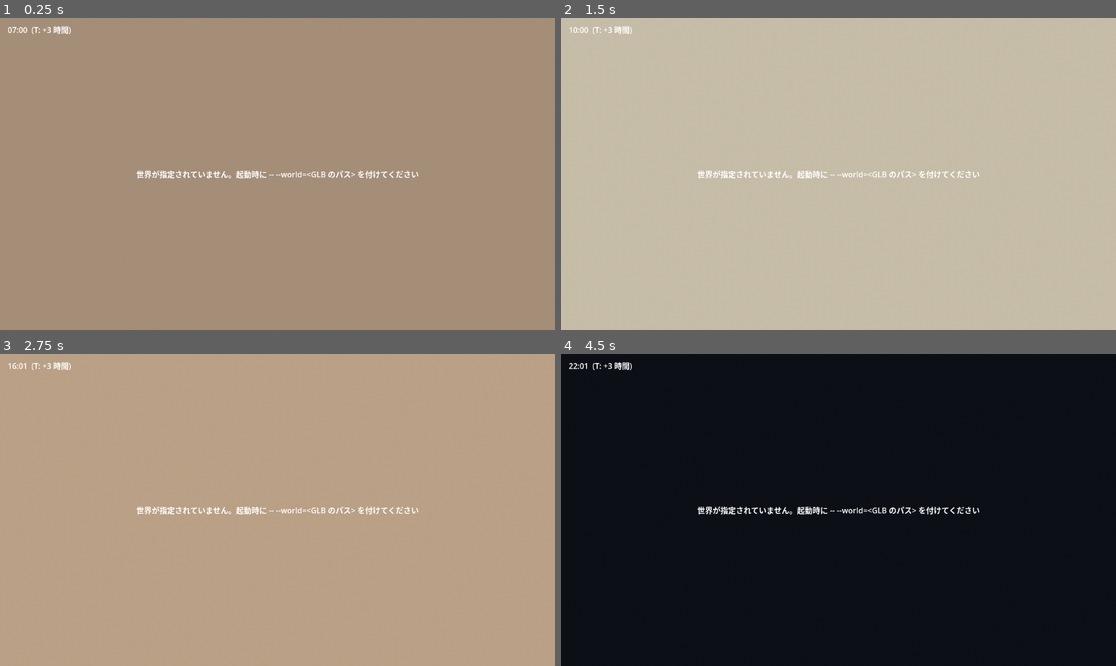
Above: before the commit, frames 1-4 (two rows, left to right).
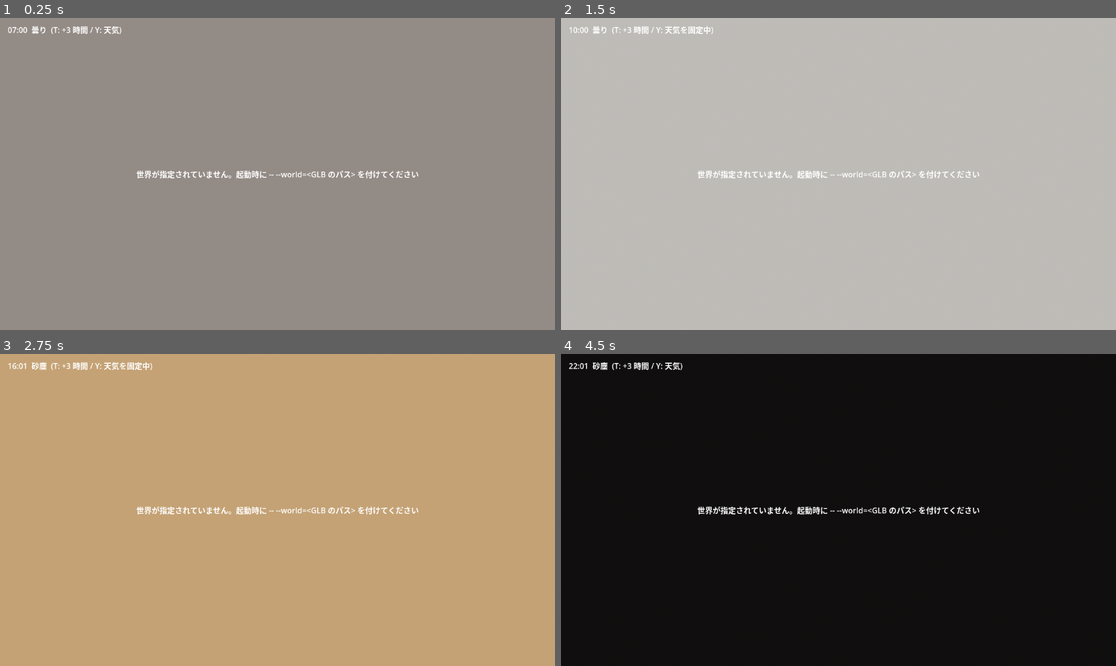
Above: after the commit, the same moments.

Repository: terumitt-dev/bokke-soul
Game: Godot game, scene res://scenes/world_local.tscn
The game is run twice, just before and just after one commit, with the same random seed, the same clock (stepped at 60 frames per second) and the same inputs. This scene is started directly instead of the project's main scene.
Inputs (mouse positions are in pixels of both pictures, inside the frame that each line leads up to):
- Up to frame 1 (0.25 s): no input
- Up to frame 2 (1.5 s): tap Enter at 0.5 s; move the mouse to (960, 158) at 0.52 s; hold D 0.53-1.28 s; tap T at 0.6 s; click (960, 158) at 0.67 s; tap Y at 0.8, 1.35 s; tap Space at 1.25 s; move the mouse to (810, 174) at 1.27 s; hold W from 1.28 s (still down)
- Up to frame 3 (2.75 s): keep holding W; tap T at 1.55, 2.1 s; tap Enter at 2 s; move the mouse to (288, 503) at 2.02 s; tap Y at 2.3 s
- Up to frame 4 (4.5 s): keep holding W; tap Space at 2.75, 4.25 s; move the mouse to (832, 516) at 2.77 s; tap Y at 2.85, 3.8 s; tap T at 3.05, 4.35 s; tap Enter at 3.5 s; move the mouse to (877, 513) at 3.52 s; tap E at 3.6 s; move the mouse to (794, 506) at 4.27 s

The runs differ from the first frame. In frame 1, 0.2% of the frame differs, in the area x 5-22%, y 2-6%; in frame 2, 0.3%; in frame 3, 0.3%, in the area x 5-28%, y 2-6%; in frame 4, 0.3%.

Commit message:
Add weather and address day-night review notes
Co-Authored-By: Claude Sonnet 5.5 <noreply@anthropic.com>

Diff:
--- a/game/scenes/world_local.tscn
+++ b/game/scenes/world_local.tscn
@@ -5,13 +5,6 @@
 [ext_resource type="Script" path="res://scripts/day_night.gd" id="3_daynight"]
 
 [sub_resource type="Environment" id="Environment_dark"]
-background_mode = 1
-background_color = Color(0.02, 0.02, 0.03, 1)
-ambient_light_source = 2
-ambient_light_color = Color(0.25, 0.27, 0.32, 1)
-fog_enabled = true
-fog_light_color = Color(0.02, 0.02, 0.03, 1)
-fog_density = 0.04
 
 [sub_resource type="CapsuleShape3D" id="CapsuleShape3D_player"]
 radius = 0.4
--- a/game/scripts/day_night.gd
+++ b/game/scripts/day_night.gd
@@ -1,28 +1,36 @@
 class_name DayNight
 extends Node
-# 昼夜の移り変わり。時刻に合わせて、太陽の角度、空、霧、環境光を変える。
-# 同じシーンの WorldEnvironment と、Light (DirectionalLight3D) を動かす。
-# HUD/Clock があれば、時刻を表示する。開発中は T キーで時刻を 3 時間ずつ飛ばせる
+# 昼夜と天気。時刻に合わせて、太陽の角度、空、霧、環境光を変え、天気で霧や光を重ねる。
+# 同じシーンの WorldEnvironment と、Light (DirectionalLight3D) を動かす (場所は NodePath で変えられる)。
+# HUD/Clock があれば、時刻と天気を表示する。
+# 開発ビルドでは、T キーで時刻を 3 時間ずつ、Y キーで天気を切り替えられる
 
 const SUN_YAW := -30.0
-const SUN_DEGREES_PER_HOUR := 15.0  # 6 時に水平線、12 時に真上、18 時に水平線
 const DEV_JUMP_HOURS := 3.0
+
+@export var environment_path: NodePath = ^"../WorldEnvironment"
+@export var sun_path: NodePath = ^"../Light"
+@export var clock_path: NodePath = ^"../HUD/Clock"
 
 # テストで差し替えられるように、設定は外から渡せる (なければ、設定ファイルから読む)
 var settings: GameSettings
 var time: TimeOfDay
 var environment: Environment
 var sky_material: ProceduralSkyMaterial
+var forced_weather := ""  # 開発用。種類の id を入れると、その天気に固定する
+var weather: Dictionary  # いまの天気の値 (Weather.params_at)
 
-@onready var world_environment: WorldEnvironment = get_node("../WorldEnvironment")
-@onready var sun: DirectionalLight3D = get_node("../Light")
-@onready var clock: Label = get_node_or_null("../HUD/Clock")
+var _sun: DirectionalLight3D
+var _clock: Label
 
 
 func _ready() -> void:
 	if settings == null:
 		settings = GameSettings.load_from()
 	time = TimeOfDay.new(settings)
+	environment = (get_node(environment_path) as WorldEnvironment).environment
+	_sun = get_node(sun_path)
+	_clock = get_node_or_null(clock_path)
 	_setup_sky()
 	_apply()
 
@@ -33,13 +41,24 @@
 
 
 func _unhandled_input(event: InputEvent) -> void:
-	if event is InputEventKey and event.pressed and not event.echo and event.physical_keycode == KEY_T:
-		time.jump(DEV_JUMP_HOURS)
-		_apply()
+	if not OS.is_debug_build():
+		return
+	if event is InputEventKey and event.pressed and not event.echo:
+		if event.physical_keycode == KEY_T:
+			time.jump(DEV_JUMP_HOURS)
+			_apply()
+		elif event.physical_keycode == KEY_Y:
+			_cycle_forced_weather()
+			_apply()
+
+
+# 天気を「自動 → 晴れ → 曇り → 砂塵 → 砂嵐 → 自動…」と切り替える
+func _cycle_forced_weather() -> void:
+	var choices := [""] + Weather.ORDER
+	forced_weather = choices[(choices.find(forced_weather) + 1) % choices.size()]
 
 
 func _setup_sky() -> void:
-	environment = world_environment.environment
 	sky_material = ProceduralSkyMaterial.new()
 	var sky := Sky.new()
 	sky.sky_material = sky_material
@@ -55,19 +74,32 @@
 func _apply() -> void:
 	var hour := time.hour
 	var palette := SkyPalette.sample(hour)
+	weather = _current_weather()
+	var haze: float = weather.haze
+	var haze_color: Color = weather.haze_color
 
-	sky_material.sky_top_color = palette.top
-	sky_material.sky_horizon_color = palette.horizon
-	sky_material.ground_horizon_color = palette.horizon
-	sky_material.ground_bottom_color = palette.horizon.darkened(0.5)
-	environment.fog_light_color = palette.fog
-	environment.fog_density = palette.fog_density
-	environment.ambient_light_color = palette.ambient
+	var horizon := Weather.tint(palette.horizon, haze_color, haze)
+	sky_material.sky_top_color = Weather.tint(palette.top, haze_color, haze)
+	sky_material.sky_horizon_color = horizon
+	sky_material.ground_horizon_color = horizon
+	sky_material.ground_bottom_color = horizon.darkened(0.5)
+	environment.fog_light_color = Weather.tint(palette.fog, haze_color, haze)
+	environment.fog_density = float(palette.fog_density) * float(weather.fog_mult)
+	environment.ambient_light_color = (palette.ambient as Color) * float(weather.ambient_mult)
 
-	sun.light_color = palette.sun_color
-	sun.light_energy = palette.sun_energy
-	sun.visible = palette.sun_energy > 0.001
-	sun.rotation_degrees = Vector3(-(hour - 6.0) * SUN_DEGREES_PER_HOUR, SUN_YAW, 0.0)
+	var energy := SkyPalette.sun_energy(hour) * float(weather.sun_mult)
+	_sun.light_color = palette.sun_color
+	_sun.light_energy = energy
+	_sun.visible = energy > 0.001
+	_sun.rotation_degrees = Vector3(-(hour - 6.0) * SkyPalette.SUN_DEGREES_PER_HOUR, SUN_YAW, 0.0)
 
-	if clock:
-		clock.text = "%s  (T: +%d 時間)" % [time.format(), int(DEV_JUMP_HOURS)]
+	if _clock:
+		_clock.text = "%s  %s" % [time.format(), weather.name]
+		if OS.is_debug_build():
+			_clock.text += "  (T: +%d 時間 / Y: 天気%s)" % [int(DEV_JUMP_HOURS), "を固定中" if forced_weather != "" else ""]
+
+
+func _current_weather() -> Dictionary:
+	if not settings.weather_enabled:
+		return Weather.params_for("clear")
+	return Weather.params_at(time.total_hours, settings.weather_seed, forced_weather)
--- a/game/scripts/game_settings.gd
+++ b/game/scripts/game_settings.gd
@@ -8,16 +8,23 @@
 #   day_length_minutes=60.0   ; accelerated の時、1 日 (昼夜が一巡) を何分にするか
 #   start_hour=7.0            ; accelerated の時、始まる時刻 (0〜24)
 #   fixed_hour=12.0           ; fixed の時の時刻 (0〜24)
+#
+#   [weather]
+#   enabled=true              ; false なら、いつも晴れ
+#   seed=0                    ; 天気の並びを決める種。同じ種なら、同じ時刻は同じ天気になる
 
 const PATH := "user://settings.cfg"
 const MODES := ["accelerated", "realtime", "fixed"]
 const MIN_DAY_MINUTES := 1.0
 const MAX_DAY_MINUTES := 10080.0  # 1 週間
+const MAX_SEED := 2147483647
 
 var time_mode := "accelerated"
 var day_length_minutes := 60.0
 var start_hour := 7.0
 var fixed_hour := 12.0
+var weather_enabled := true
+var weather_seed := 0
 
 
 static func load_from(path: String = PATH) -> GameSettings:
@@ -34,6 +41,13 @@
 	)
 	settings.start_hour = _hour(file.get_value("time", "start_hour", ""), settings.start_hour)
 	settings.fixed_hour = _hour(file.get_value("time", "fixed_hour", ""), settings.fixed_hour)
+
+	var enabled: Variant = file.get_value("weather", "enabled", "")
+	if enabled is bool:
+		settings.weather_enabled = enabled
+	var world_seed: Variant = file.get_value("weather", "seed", "")
+	if world_seed is int and absi(world_seed) <= MAX_SEED:
+		settings.weather_seed = world_seed
 	return settings
 
 
--- a/game/scripts/sky_palette.gd
+++ b/game/scripts/sky_palette.gd
@@ -61,6 +61,21 @@
 ]
 
 
+const SUN_DEGREES_PER_HOUR := 15.0  # 6 時に水平線、12 時に真上、18 時に水平線
+const SUN_FADE := 4.0  # 太陽の高さ (sin) がこの逆数に届くまでの間、光を徐々に強める
+
+
+# 太陽の高さ (-1〜1)。0 が水平線で、正なら地平線の上
+static func sun_height(hour: float) -> float:
+	return sin(deg_to_rad((hour - 6.0) * SUN_DEGREES_PER_HOUR))
+
+
+# 太陽の光の強さ。時刻ごとの値に、太陽の高さで絞りをかける。
+# 地平線の下では 0 (下から地面を照らさない)、日の出日の入りの直後は徐々に強くなる
+static func sun_energy(hour: float) -> float:
+	return float(sample(hour).sun_energy) * clampf(sun_height(hour) * SUN_FADE, 0.0, 1.0)
+
+
 # hour 時の値を返す。hour は 0〜24 (範囲外は 24 で折り返す)
 static func sample(hour: float) -> Dictionary:
 	var h := fposmod(hour, 24.0)
@@ -75,7 +90,9 @@
 	return _blend(from, to, (h - from_hour) / (to_hour - from_hour))
 
 
-static func _blend(from: Dictionary, to: Dictionary, t: float) -> Dictionary:
+static func _blend(from: Dictionary, to: Dictionary, amount: float) -> Dictionary:
+	# 線形のままだと、時刻のキーで変化の速さが急に変わる。なめらかな曲線にする
+	var t := amount * amount * (3.0 - 2.0 * amount)
 	var result := {}
 	for key: String in from:
 		if key == "hour":
--- a/game/scripts/time_of_day.gd
+++ b/game/scripts/time_of_day.gd
@@ -1,39 +1,44 @@
 class_name TimeOfDay
 extends RefCounted
-# ゲームの中の時刻 (0〜24 時)。設定に合わせて進める
+# ゲームの中の時刻。0〜24 時の hour と、始まってからの通しの時間 total_hours を持つ。
+# 天気は total_hours から決める (何日目の何時か、まで同じなら、同じ天気になる)
 
 const HOURS := 24.0
 
 var settings: GameSettings
 var offset_hours := 0.0  # 開発用に時刻を飛ばした分。どの方式でも足される
 
-var _base_hour := 0.0
+var _total := 0.0  # 通しの時間 (時間単位)
 
 var hour: float:
 	get:
-		return fposmod(_base_hour + offset_hours, HOURS)
+		return fposmod(_total + offset_hours, HOURS)
+
+var total_hours: float:
+	get:
+		return _total + offset_hours
 
 
 func _init(game_settings: GameSettings) -> void:
 	settings = game_settings
 	match settings.time_mode:
 		"realtime":
-			_base_hour = realtime_hour()
+			_total = realtime_total_hours()
 		"fixed":
-			_base_hour = settings.fixed_hour
+			_total = settings.fixed_hour
 		_:
-			_base_hour = settings.start_hour
+			_total = settings.start_hour
 
 
 # seconds 秒ぶん進める
 func advance(seconds: float) -> void:
 	match settings.time_mode:
 		"realtime":
-			_base_hour = realtime_hour()
+			_total = realtime_total_hours()
 		"fixed":
-			_base_hour = settings.fixed_hour
+			_total = settings.fixed_hour
 		_:
-			_base_hour = fposmod(_base_hour + seconds / (settings.day_length_minutes * 60.0) * HOURS, HOURS)
+			_total += seconds / (settings.day_length_minutes * 60.0) * HOURS
 
 
 # 時刻を hours 時間ぶん飛ばす (開発用)
@@ -46,7 +51,12 @@
 	return "%02d:%02d" % [total_minutes / 60, total_minutes % 60]
 
 
-# 遊んでいる人のパソコンの、いまの時刻
+# 遊んでいる人のパソコンの、いまの時刻 (0〜24 時)
 static func realtime_hour() -> float:
-	var now := Time.get_time_dict_from_system()
-	return now.hour + now.minute / 60.0 + now.second / 3600.0
+	return fposmod(realtime_total_hours(), HOURS)
+
+
+# 1970 年からの通しの時間 (パソコンの時刻のずれを含む)。同じ時刻なら、誰のパソコンでも同じ値になる
+static func realtime_total_hours() -> float:
+	var zone := Time.get_time_zone_from_system()
+	return (Time.get_unix_time_from_system() + zone.bias * 60.0) / 3600.0
--- /dev/null
+++ b/game/scripts/weather.gd
@@ -0,0 +1,99 @@
+class_name Weather
+extends RefCounted
+# 天気。時刻から決まる疑似乱数で切り替える (ネットワークは使わない)。
+# 通しの時間を SLOT_HOURS ごとの「枠」に区切り、枠ごとに天気を 1 つ決める。
+# 同じ種 (seed) と同じ枠なら、いつ誰が計算しても同じ天気になる。
+# 枠の変わり目では、TRANSITION_HOURS かけてなめらかに移る。
+
+const SLOT_HOURS := 3.0
+const TRANSITION_HOURS := 0.5
+
+const ORDER := ["clear", "overcast", "dust", "storm"]
+
+# fog_mult: 霧の濃さの倍率 / sun_mult: 太陽の光の倍率 / ambient_mult: 環境光の倍率
+# haze: 空と霧を haze_color の色合いへ寄せる度合い (明るさは変えない)
+const TYPES := {
+	"clear": {
+		"name": "晴れ", "weight": 40,
+		"fog_mult": 1.0, "sun_mult": 1.0, "ambient_mult": 1.0, "haze": 0.0, "haze_color": Color(1.0, 1.0, 1.0),
+	},
+	"overcast": {
+		"name": "曇り", "weight": 30,
+		"fog_mult": 1.5, "sun_mult": 0.45, "ambient_mult": 0.9, "haze": 0.6, "haze_color": Color(0.78, 0.79, 0.82),
+	},
+	"dust": {
+		"name": "砂塵", "weight": 20,
+		"fog_mult": 3.0, "sun_mult": 0.55, "ambient_mult": 0.95, "haze": 0.55, "haze_color": Color(0.78, 0.58, 0.36),
+	},
+	"storm": {
+		"name": "砂嵐", "weight": 10,
+		"fog_mult": 7.0, "sun_mult": 0.2, "ambient_mult": 0.8, "haze": 0.75, "haze_color": Color(0.72, 0.50, 0.30),
+	},
+}
+
+
+# total_hours 時点の天気の値を返す。forced に種類を渡すと、その天気に固定する (開発用)。
+# type は今の枠の天気、name はその日本語名
+static func params_at(total_hours: float, world_seed: int, forced: String = "") -> Dictionary:
+	if TYPES.has(forced):
+		return params_for(forced)
+	var slot := slot_of(total_hours)
+	var current := type_at_slot(slot, world_seed)
+	var previous := type_at_slot(slot - 1, world_seed)
+	var into_slot := total_hours - slot * SLOT_HOURS
+	var amount := smoothstep(0.0, TRANSITION_HOURS, into_slot)
+	var result := _blend(params_for(previous), params_for(current), amount)
+	result["type"] = current
+	result["name"] = TYPES[current].name
+	return result
+
+
+# 天気 id の値。type と name も入れる
+static func params_for(id: String) -> Dictionary:
+	var result := {"type": id, "name": TYPES[id].name}
+	for key: String in ["fog_mult", "sun_mult", "ambient_mult", "haze", "haze_color"]:
+		result[key] = TYPES[id][key]
+	return result
+
+
+static func slot_of(total_hours: float) -> int:
+	return int(floorf(total_hours / SLOT_HOURS))
+
+
+# slot 番目の枠の天気。重み (weight) に応じて選ぶ
+static func type_at_slot(slot: int, world_seed: int) -> String:
+	var total := 0
+	for id: String in ORDER:
+		total += int(TYPES[id].weight)
+	var roll := _random(slot, world_seed) * total
+	var cumulative := 0.0
+	for id: String in ORDER:
+		cumulative += float(TYPES[id].weight)
+		if roll < cumulative:
+			return id
+	return ORDER[0]
+
+
+# color を haze_color の色合いへ寄せる。明るさ (輝度) は保つので、夜が明るくなったりしない
+static func tint(color: Color, haze_color: Color, amount: float) -> Color:
+	var target := haze_color * (color.get_luminance() / maxf(haze_color.get_luminance(), 0.0001))
+	target.a = color.a
+	return color.lerp(target, amount)
+
+
+# 枠と種から決まる 0〜1 未満の値。どの環境でも同じ結果になるよう、自前で混ぜる (SplitMix64)
+static func _random(slot: int, world_seed: int) -> float:
+	var x := slot * 73856093 + world_seed * 19349663
+	x += -7046029254386353131  # 0x9E3779B97F4A7C15
+	x = (x ^ ((x >> 30) & 0x3FFFFFFFF)) * -4658895280553007687  # 0xBF58476D1CE4E5B9
+	x = (x ^ ((x >> 27) & 0x1FFFFFFFFF)) * -7723592293110705685  # 0x94D049BB133111EB
+	x = x ^ ((x >> 31) & 0x1FFFFFFFF)
+	return float(x & 0xFFFFFFFF) / 4294967296.0
+
+
+static func _blend(from: Dictionary, to: Dictionary, amount: float) -> Dictionary:
+	var result := {}
+	for key: String in ["fog_mult", "sun_mult", "ambient_mult", "haze"]:
+		result[key] = lerpf(from[key], to[key], amount)
+	result["haze_color"] = (from.haze_color as Color).lerp(to.haze_color, amount)
+	return result
--- a/game/tests/day_night_test.gd
+++ b/game/tests/day_night_test.gd
@@ -24,6 +24,7 @@
 	s.day_length_minutes = day_minutes
 	s.start_hour = start
 	s.fixed_hour = fixed
+	s.weather_enabled = false  # ここでは昼夜だけを確かめる。天気は weather_test で確かめる
 	return s
 
 
@@ -50,6 +51,7 @@
 	check(near(t.hour, 19.0), "1 日 60 分なら、30 分で 12 時間進む")
 	t.advance(1800.0)
 	check(near(t.hour, 7.0), "24 時を過ぎると 0 時に戻る")
+	check(near(t.total_hours, 31.0), "通しの時間は 24 時で折り返さない (7 時から 1 日進むと 31)")
 
 	# 1 日 5 時間 (300 分): 150 分で半日
 	var slow := TimeOfDay.new(_settings("accelerated", 300.0, 6.0))
@@ -87,6 +89,18 @@
 	check(bad.time_mode == "accelerated" and near(bad.day_length_minutes, 60.0), "不正な方式と 1 日の長さは、既定値にする")
 	check(near(bad.start_hour, 7.0) and near(bad.fixed_hour, 12.0), "不正な時刻 (範囲外、文字) は、既定値にする")
 
+	var weather_cfg := ConfigFile.new()
+	weather_cfg.set_value("weather", "enabled", false)
+	weather_cfg.set_value("weather", "seed", 42)
+	weather_cfg.save(TMP_SETTINGS)
+	var weather_ok := GameSettings.load_from(TMP_SETTINGS)
+	check(not weather_ok.weather_enabled and weather_ok.weather_seed == 42, "天気の設定 (enabled、seed) を読む")
+	weather_cfg.set_value("weather", "enabled", "yes")
+	weather_cfg.set_value("weather", "seed", 1.5)
+	weather_cfg.save(TMP_SETTINGS)
+	var weather_bad := GameSettings.load_from(TMP_SETTINGS)
+	check(weather_bad.weather_enabled and weather_bad.weather_seed == 0, "不正な天気の設定 (文字、小数) は、既定値にする")
+
 	_write_cfg({"day_length_minutes": 0.0})
 	check(near(GameSettings.load_from(TMP_SETTINGS).day_length_minutes, 60.0), "1 日の長さが 0 なら、既定値にする (0 での割り算を防ぐ)")
 	DirAccess.remove_absolute(ProjectSettings.globalize_path(TMP_SETTINGS))
@@ -111,11 +125,13 @@
 		previous = current
 	check(worst < 0.02, "1 分あたりの変化が小さい (最大 %.4f)" % worst)
 
-	# 夜に太陽は出ない (地平線の下にある時間は、エネルギーが 0)
+	# 太陽が地平線の下にある間は、光がない (下から地面を照らさない)。日の出前後と日没前後もここに入る
 	var dark_hours_ok := true
-	for hour in [0.0, 2.0, 4.0, 19.0, 21.0, 23.0]:
-		dark_hours_ok = dark_hours_ok and SkyPalette.sample(hour).sun_energy < 0.001
-	check(dark_hours_ok, "日の出前と日没後は、太陽の光がない")
+	for hour in [0.0, 2.0, 4.0, 5.5, 6.0, 18.0, 18.2, 19.0, 21.0, 23.0]:
+		dark_hours_ok = dark_hours_ok and SkyPalette.sun_energy(hour) < 0.001
+	check(dark_hours_ok, "日の出前と日没後 (5.5 時、18.2 時を含む) は、太陽の光がない")
+	check(SkyPalette.sun_energy(7.0) > 0.3 and SkyPalette.sun_energy(12.0) > 1.0, "日が昇ると光が出る")
+	check(SkyPalette.sun_energy(6.5) < SkyPalette.sun_energy(7.0), "日の出の直後は、光が徐々に強くなる")
 
 
 func _test_scene() -> void:
@@ -129,7 +145,8 @@
 	var sun: DirectionalLight3D = scene.get_node("Light")
 	check(day_night.environment.background_mode == Environment.BG_SKY, "空が昼夜の空になる")
 	check(sun.light_energy > 1.0 and sun.visible, "昼は太陽が点く")
-	check(sun.rotation_degrees.x < -80.0, "昼は太陽が高い所にある")
+	# 真上 (x = -90 度) は角度の境界なので、向きのベクトルで確かめる。光は真下に近い向きに進む
+	check((-sun.global_transform.basis.z).y < -0.9, "昼は太陽が高い所にある")
 	check(scene.get_node("HUD/Clock").text.begins_with("12:00"), "時計に 12:00 と出る")
 
 	# 時刻を 3 時間ずつ飛ばして、夜にする
--- /dev/null
+++ b/game/tests/weather_test.gd
@@ -0,0 +1,134 @@
+extends SceneTree
+
+# 実行: godot --headless --path game --script res://tests/weather_test.gd
+# 天気 (決まり方、なめらかな移り変わり、色味、場面への反映) を確かめる
+
+var failures: Array[String] = []
+
+
+func check(ok: bool, label: String) -> void:
+	print(("PASS " if ok else "FAIL ") + label)
+	if not ok:
+		failures.append(label)
+
+
+func near(a: float, b: float, tolerance: float = 0.001) -> bool:
+	return absf(a - b) <= tolerance
+
+
+func _initialize() -> void:
+	_test_choice()
+	_test_transition()
+	_test_tint()
+	await _test_scene()
+	quit(1 if failures.size() > 0 else 0)
+
+
+func _test_choice() -> void:
+	var same := true
+	for slot in range(-50, 200):
+		same = same and Weather.type_at_slot(slot, 7) == Weather.type_at_slot(slot, 7)
+	check(same, "同じ種と枠なら、いつ計算しても同じ天気")
+
+	var differing := 0
+	for slot in 200:
+		if Weather.type_at_slot(slot, 1) != Weather.type_at_slot(slot, 2):
+			differing += 1
+	check(differing > 50, "種が違えば、天気の並びが変わる (%d / 200 が違う)" % differing)
+
+	# 重みどおりに出る (晴れ 40、曇り 30、砂塵 20、砂嵐 10)
+	var counts := {"clear": 0, "overcast": 0, "dust": 0, "storm": 0}
+	var slots := 4000
+	for slot in slots:
+		counts[Weather.type_at_slot(slot, 0)] += 1
+	var ok := true
+	for id: String in Weather.ORDER:
+		ok = ok and absf(float(counts[id]) / slots - Weather.TYPES[id].weight / 100.0) < 0.04
+	check(ok, "天気の出る割合が重みに合う (%s)" % [counts])
+
+	check(Weather.params_at(10.0, 0, "storm").type == "storm", "種類を指定すると、その天気に固定できる")
+	check(Weather.params_at(10.0, 0, "no_such_weather").has("type"), "知らない種類を指定しても、止まらない")
+	check(Weather.params_for("storm").fog_mult > Weather.params_for("clear").fog_mult * 5.0, "砂嵐は晴れより霧がずっと濃い")
+	check(Weather.params_for("storm").sun_mult < Weather.params_for("clear").sun_mult * 0.3, "砂嵐は太陽の光が弱い")
+
+
+func _test_transition() -> void:
+	# 前の枠と今の枠で、天気が違う場所を探す
+	var slot := 1
+	while Weather.type_at_slot(slot, 3) == Weather.type_at_slot(slot - 1, 3):
+		slot += 1
+	var start := slot * Weather.SLOT_HOURS
+	var previous := Weather.params_for(Weather.type_at_slot(slot - 1, 3))
+	var current := Weather.params_for(Weather.type_at_slot(slot, 3))
+
+	check(near(Weather.params_at(start, 3).fog_mult, previous.fog_mult), "枠が変わった瞬間は、前の天気のまま")
+	check(near(Weather.params_at(start + Weather.TRANSITION_HOURS, 3).fog_mult, current.fog_mult), "移り変わりが終わると、今の天気になる")
+	check(Weather.params_at(start + 1.0, 3).type == current.type, "枠の中では、今の天気を名乗る")
+
+	# 1 分ごとの変化が小さい (急に天気が切り替わらない)
+	var worst := 0.0
+	var previous_fog: float = Weather.params_at(0.0, 3).fog_mult
+	for minute in range(1, 100 * 3 * 60):
+		var fog: float = Weather.params_at(minute / 60.0, 3).fog_mult
+		worst = maxf(worst, absf(fog - previous_fog))
+		previous_fog = fog
+	check(worst < 0.35, "1 分あたりの霧の変化が小さい (最大 %.3f)" % worst)
+
+
+func _test_tint() -> void:
+	var color := Color(0.50, 0.40, 0.30)
+	var haze := Weather.TYPES.dust.haze_color as Color
+	check(near(Weather.tint(color, haze, 1.0).get_luminance(), color.get_luminance(), 0.01), "色味を寄せても、明るさは変わらない")
+	check(Weather.tint(color, haze, 0.0).is_equal_approx(color), "寄せる度合いが 0 なら、元の色のまま")
+	check(Weather.tint(Color(0.01, 0.01, 0.02), haze, 1.0).get_luminance() < 0.05, "夜の暗い色は、色味を寄せても暗いまま")
+	check(not Weather.tint(color, haze, 0.5).is_equal_approx(color), "寄せると、色が変わる")
+
+
+func _settings(weather_enabled: bool = true) -> GameSettings:
+	var s := GameSettings.new()
+	s.time_mode = "fixed"
+	s.fixed_hour = 12.0
+	s.weather_enabled = weather_enabled
+	return s
+
+
+func _start(world_settings: GameSettings) -> Node:
+	var scene: Node = load("res://scenes/world_local.tscn").instantiate()
+	scene.get_node("World").world_path = "res://assets/sample_world.glb"
+	scene.get_node("DayNight").settings = world_settings
+	root.add_child(scene)
+	return scene
+
+
+func _test_scene() -> void:
+	var scene := _start(_settings())
+	await process_frame
+	var day_night: DayNight = scene.get_node("DayNight")
+	var sun: DirectionalLight3D = scene.get_node("Light")
+
+	day_night.forced_weather = "clear"
+	day_night._apply()
+	var clear_fog := day_night.environment.fog_density
+	var clear_sun := sun.light_energy
+	day_night.forced_weather = "storm"
+	day_night._apply()
+	check(day_night.environment.fog_density > clear_fog * 5.0, "砂嵐だと、霧が濃くなる")
+	check(sun.light_energy < clear_sun * 0.3, "砂嵐だと、太陽の光が弱くなる")
+	check(scene.get_node("HUD/Clock").text.contains("砂嵐"), "時計の横に天気の名前が出る")
+
+	# Y キーの代わりに、切り替えを直接呼んで、一巡して自動に戻る
+	day_night.forced_weather = ""
+	var seen: Array[String] = []
+	for i in Weather.ORDER.size() + 1:
+		day_night._cycle_forced_weather()
+		seen.append(day_night.forced_weather)
+	check(seen == ["clear", "overcast", "dust", "storm", ""], "天気の切り替えは、一巡して自動に戻る")
+	scene.queue_free()
+	await process_frame
+
+	# 天気を切ると、いつも晴れ
+	var off := _start(_settings(false))
+	await process_frame
+	check(off.get_node("DayNight").weather.type == "clear", "天気をオフにすると、いつも晴れ")
+	off.queue_free()
+	await process_frame
Not shown, added: game/scripts/weather.gd.uid
Not shown, added: game/tests/weather_test.gd.uid
